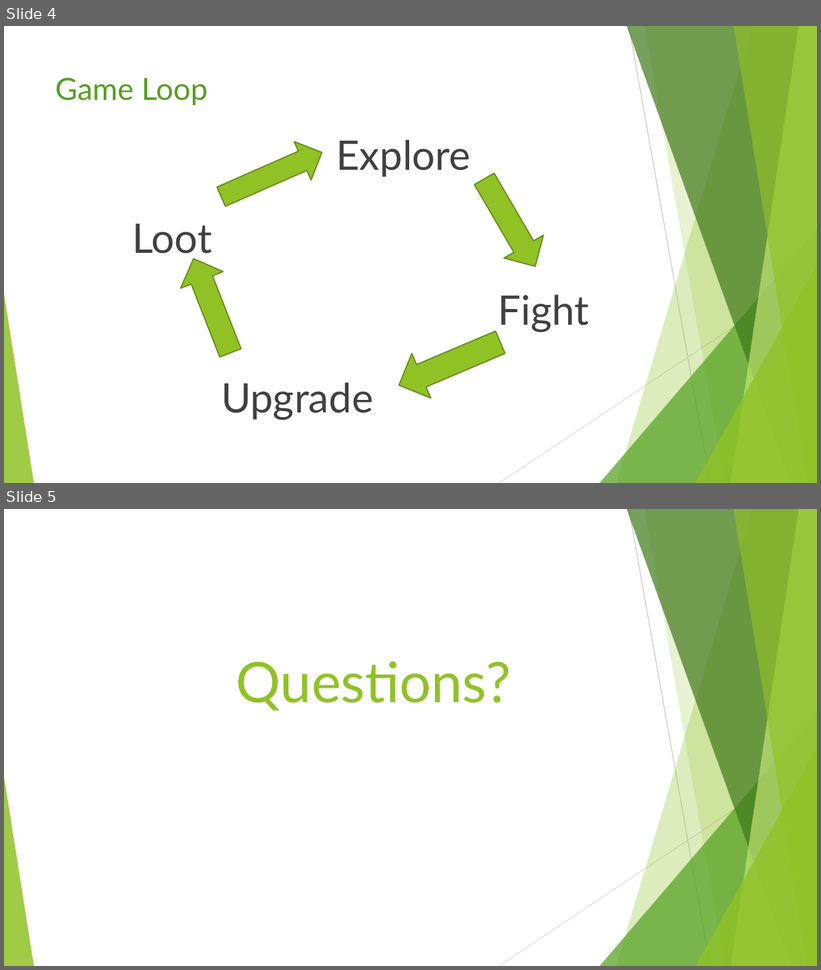
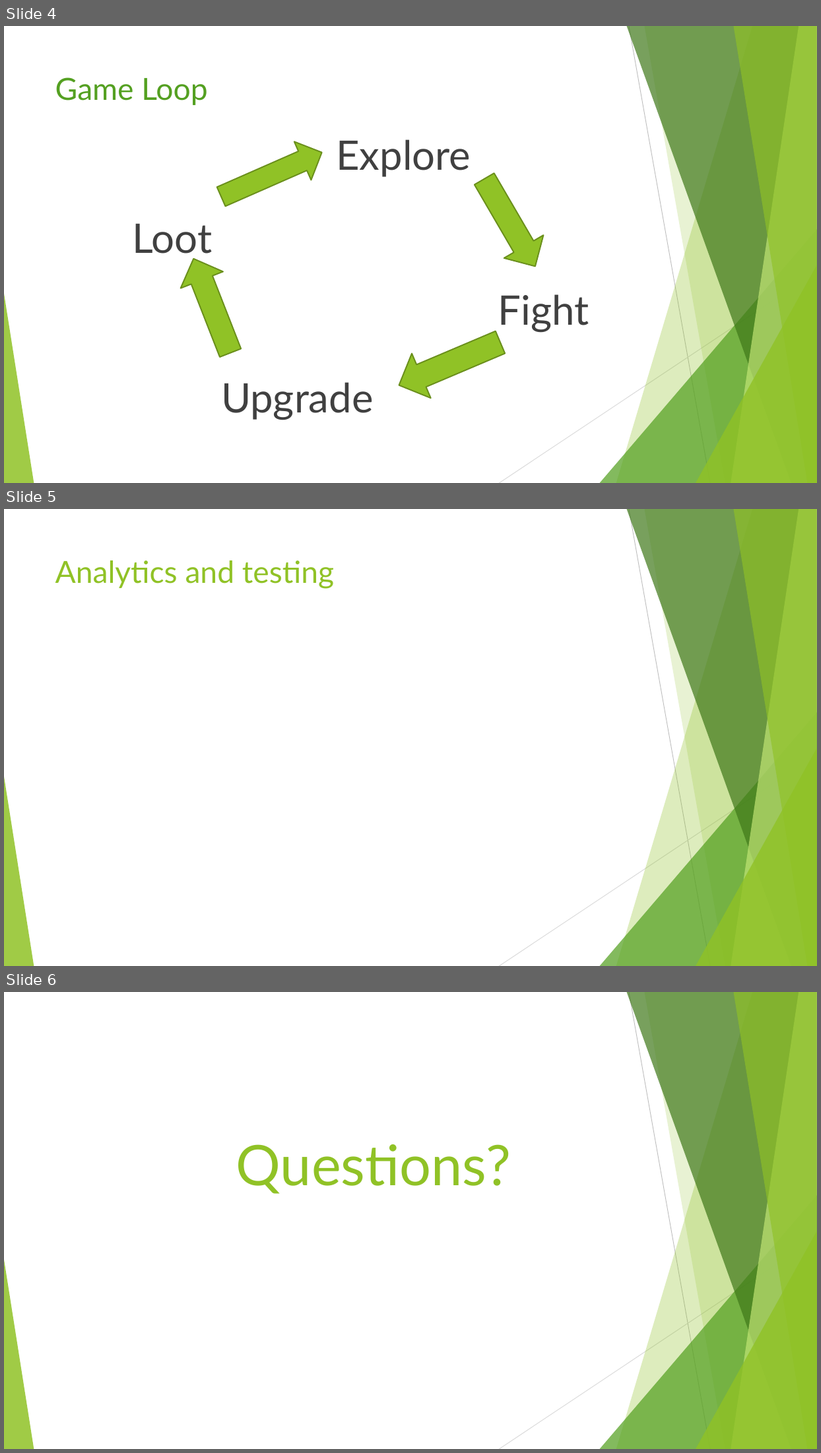
Before and after one commit to UoSGamesGroups/level-6-l6-group-5, a slide deck: Project Management/Pitches/Pitch 5.pptx. Shown one above the other, each under a label of ours: slides 4 and 5 before the commit, slides 4, 5 and 6 after it. The pictures are 821x970 and 821x1453 pixels, drawn with LibreOffice and Linux fonts; fonts in the diff are those of the drawing. Boxes give left, top, right and bottom in pixels: in the first picture for what was removed or moved away, otherwise in the second. Text is boxed around its words. In the diff, an @@ line names an element or a change of style, - is before the commit and + after.

Commit message:
updated pitch

```diff
--- a/Project Management/Pitches/Pitch 5.pptx
+++ b/Project Management/Pitches/Pitch 5.pptx
@@ slide 5 added at [4,509,817,966], background #FFFFFF; not listed: 10 template elements that a slide beside it also shows @@
@@ title added at [55,560,334,589], 36 pt, text #90C226 @@
+Analytics and testing
@@ what was slide 5 is now slide 6 @@
```
